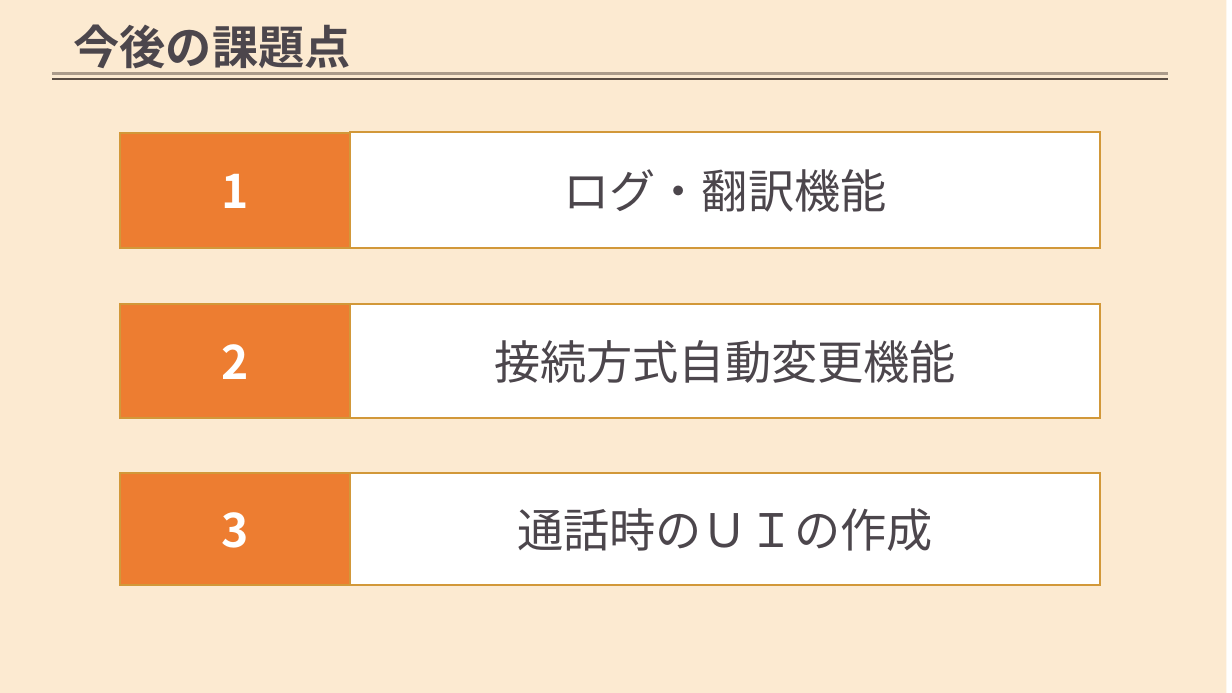
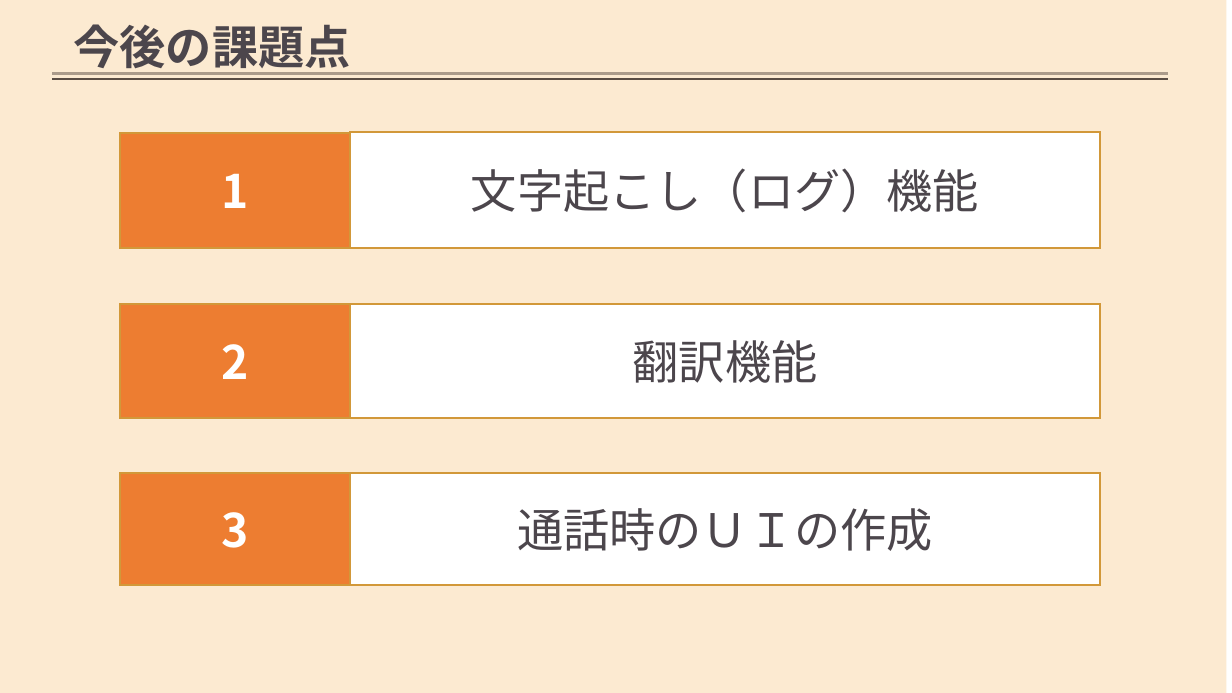
Before and after one commit to rufushiyo/test_subcall, a slide deck: slide 10 of stable.pptx (slide 8 before the commit). Drawn at 1232x693 pixels with LibreOffice and Linux fonts; fonts in the diff are those of the drawing; background and template pictures are left out. Boxes give left, top, right and bottom in pixels: in the first picture for what was removed or moved away, otherwise in the second. Text is boxed around its words. In the diff, an @@ line names an element or a change of style, - is before the commit and + after.

```diff
--- a/stable.pptx
+++ b/stable.pptx
@@ text in rectangle at [471,168,979,213]: text changed @@
-ログ・翻訳機能
+文字起こし（ログ）機能
@@ text in rectangle at [633,340,818,383]: text changed @@
-接続方式自動変更機能
+翻訳機能
```
Also in this commit, not shown: 4 other slides changed, 20 other files.
